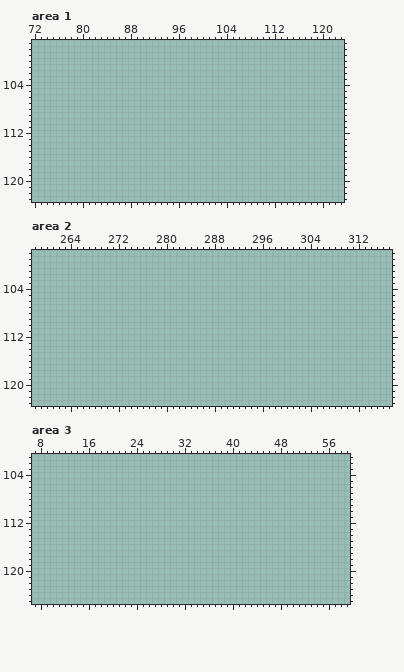
Pixel-art file, stored at Assets/Resources/Art/Aseptire Source/OR_Weapons.aseprite. That is the earlier state.
320x320 pixels, 1 frame. Colours within 5 levels of each other are drawn and written as one. Shown: area 1: x 72..123, y 97..123; area 2: x 258..317, y 98..123; area 3: x 7..59, y 101..125. The commit also changed other parts of the picture, which this record leaves out.
Palette (. is transparent): 
After:
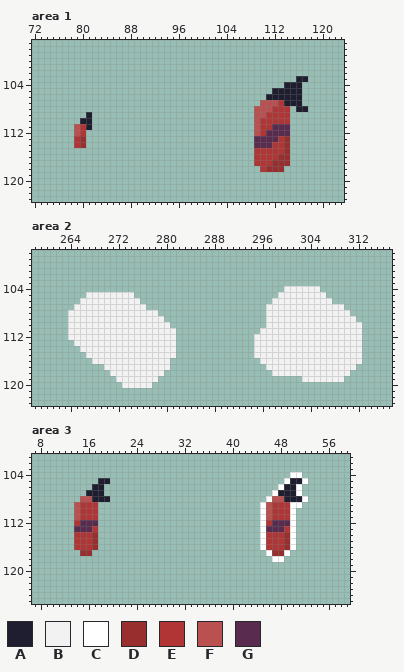
Colours new in this view: A #1f1e30  B #f2f2f2  C #ffffff  D #992e2e  E #b13535  F #bb5050  G #592b4e
What changed:
Area 1:
y 103: x 116..117 .. -> AA
y 104: x 114..116 ... -> AAA
y 105: x 112..116 ..... -> AAAAA
y 106: x 111..116 ...... -> AAAAAA
y 107: x 110..116 ....... -> FFFEAAA
y 108: x 109..114 ...... -> FFFEEE; x 116..117 .. -> AA
y 109: x 81 . -> A; x 109..114 ...... -> FFEEEE
y 110: x 80..81 .. -> AA; x 109..114 ...... -> FEEEEE
y 111: x 79..81 ... -> FEA; x 109..114 ...... -> FEEGGG
y 112: x 79..80 .. -> FE; x 109..114 ...... -> FEGGGG
y 113: x 79..80 .. -> ED; x 109..114 ...... -> GGGGED
y 114: x 79..80 .. -> ED; x 109..114 ...... -> GGGEED
y 115: x 109..114 ...... -> EEEEED
y 116: x 109..114 ...... -> EEEEDD
y 117: x 109..114 ...... -> EEEDDD
y 118: x 110..113 .... -> EDDD
Area 2:
y 104: x 300..305 ...... -> BBBBBB
y 105: x 267..274 ........ -> BBBBBBBB; x 299..306 ........ -> BBBBBBBB
y 106: x 266..275 .......... -> BBBBBBBBBB; x 298..307 .......... -> BBBBBBBBBB
y 107: x 265..276 ............ -> BBBBBBBBBBBB; x 297..309 ............. -> BBBBBBBBBBBBB
y 108: x 264..278 ............... -> BBBBBBBBBBBBBBB; x 297..310 .............. -> BBBBBBBBBBBBBB
y 109: x 264..279 ................ -> BBBBBBBBBBBBBBBB; x 297..311 ............... -> BBBBBBBBBBBBBBB
y 110: x 264..280 ................. -> BBBBBBBBBBBBBBBBB; x 297..312 ................ -> BBBBBBBBBBBBBBBB
y 111: x 264..281 .................. -> BBBBBBBBBBBBBBBBBB; x 296..312 ................. -> BBBBBBBBBBBBBBBBB
y 112: x 264..281 .................. -> BBBBBBBBBBBBBBBBBB; x 295..312 .................. -> BBBBBBBBBBBBBBBBBB
y 113: x 265..281 ................. -> BBBBBBBBBBBBBBBBB; x 295..312 .................. -> BBBBBBBBBBBBBBBBBB
y 114: x 266..281 ................ -> BBBBBBBBBBBBBBBB; x 295..312 .................. -> BBBBBBBBBBBBBBBBBB
y 115: x 267..281 ............... -> BBBBBBBBBBBBBBB; x 295..312 .................. -> BBBBBBBBBBBBBBBBBB
y 116: x 268..280 ............. -> BBBBBBBBBBBBB; x 296..312 ................. -> BBBBBBBBBBBBBBBBB
y 117: x 270..280 ........... -> BBBBBBBBBBB; x 297..311 ............... -> BBBBBBBBBBBBBBB
y 118: x 271..279 ......... -> BBBBBBBBB; x 298..310 ............. -> BBBBBBBBBBBBB
y 119: x 272..278 ....... -> BBBBBBB; x 303..309 ....... -> BBBBBBB
y 120: x 273..277 ..... -> BBBBB
Area 3:
y 104: x 50..51 .. -> CC
y 105: x 18..19 .. -> AA; x 49..52 .... -> CAAC
y 106: x 17..18 .. -> AA; x 48..51 .... -> CAAC
y 107: x 16..18 ... -> AAA; x 47..51 ..... -> CAAAC
y 108: x 15..19 ..... -> FFAAA; x 46..52 ....... -> CFFAAAC
y 109: x 14..17 .... -> FEEE; x 45..51 ....... -> CFEEECC
y 110..111: x 14..17 .... -> FEEE; x 45..50 ...... -> CFEEEC
y 112: x 14..17 .... -> EGGG; x 45..50 ...... -> CEGGGC
y 113: x 14..17 .... -> GGGE; x 45..50 ...... -> CGGGEC
y 114..116: x 14..17 .... -> EEED; x 45..50 ...... -> CEEEDC
y 117: x 15..16 .. -> DD; x 46..49 .... -> CDDC
y 118: x 47..48 .. -> CC
Where, in picture pixels (left, top, right, bottom), the same in both pictures:
added: (254, 76, 308, 172)
added: (74, 112, 92, 148)
added: (254, 286, 362, 382)
added: (68, 292, 176, 388)
added: (260, 472, 308, 562)
added: (74, 478, 110, 556)
